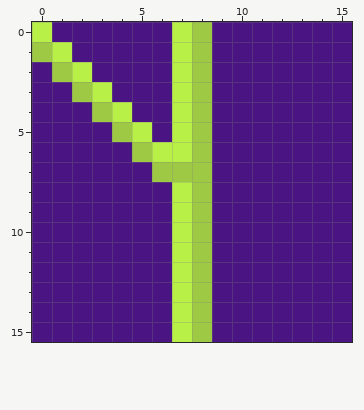
Pixel-art sprite: tiles/plants/3.png. The picture above is the old version.
The file is 64x64 pixels, drawn in blocks of 4x4; one block is one cell here.
And afterwards:
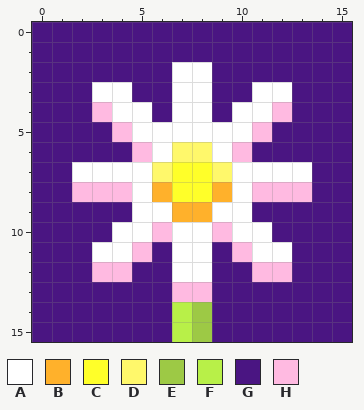
Palette (. is transparent): A #ffffff  B #ffb12b  C #ffff29  D #fff86b  E #9dc945  F #b8f048  G #4a1582  H #ffbae1
Difference:
@@ x 0..15 @@
- 0 FGGGGGGFEGGGGGGG
- 1 EFGGGGGFEGGGGGGG
- 2 GEFGGGGFEGGGGGGG
- 3 GGEFGGGFEGGGGGGG
- 4 GGGEFGGFEGGGGGGG
- 5 GGGGEFGFEGGGGGGG
- 6 GGGGGEFFEGGGGGGG
- 7 GGGGGGEEEGGGGGGG
- 8 GGGGGGGFEGGGGGGG
- 9 GGGGGGGFEGGGGGGG
-10 GGGGGGGFEGGGGGGG
-11 GGGGGGGFEGGGGGGG
-12 GGGGGGGFEGGGGGGG
-13 GGGGGGGFEGGGGGGG
+ 0 GGGGGGGGGGGGGGGG
+ 1 GGGGGGGGGGGGGGGG
+ 2 GGGGGGGAAGGGGGGG
+ 3 GGGAAGGAAGGAAGGG
+ 4 GGGHAAGAAGAAHGGG
+ 5 GGGGHAAAAAAHGGGG
+ 6 GGGGGHADDAHGGGGG
+ 7 GGAAAADCCDAAAAGG
+ 8 GGHHHABCCBAHHHGG
+ 9 GGGGGAABBAAGGGGG
+10 GGGGAAHAAHAAGGGG
+11 GGGAAHGAAGHAAGGG
+12 GGGHHGGAAGGHHGGG
+13 GGGGGGGHHGGGGGGG
 14 GGGGGGGFEGGGGGGG
Where, in picture pixels (left, top, right, bottom), the same in both pictures:
changed: (32, 22, 312, 302)
